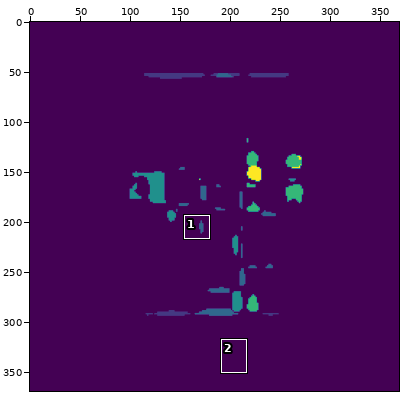
Sprite sheet -- maps/icon_map.png. The first picture is a wide view before the edit; the outline marks the close-up.
Close-up. First the earlier version:
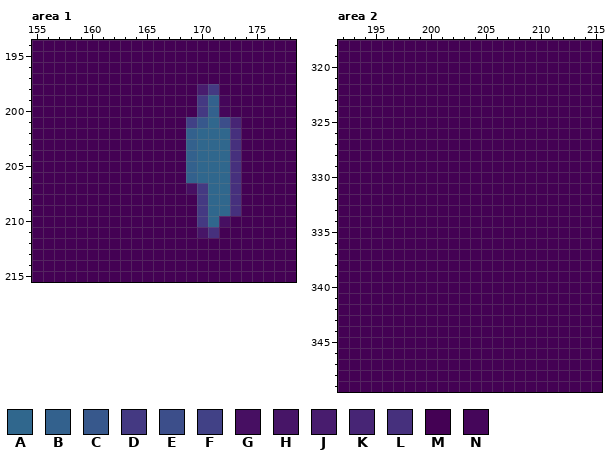
The file is 369x369 pixels. Colours within 5 levels of each other are drawn and written as one. Shown: area 1: x 155..178, y 194..215; area 2: x 192..215, y 318..349. The commit also changed other parts of the picture, which this record leaves out.
Palette (. is transparent): A #30678d  B #33618d  C #37588c  D #443982  E #3c4e8a  F #414186  G #470f62  H #471567  J #481c6e  K #472575  L #46307d  M #440154  N #45065a
Pixels before, area 1, first column x 155:
194 MMMMMMMMMMMMMMMMMMMMMMMM
195 MMMMMMMMMMMMMMMMMMMMMMMM
196 MMMMMMMMMMMMMMMMMMMMMMMM
197 MMMMMMMMMMMMMMMMMMMMMMMM
198 MMMMMMMMMMMMMMMJDMMMMMMM
199 MMMMMMMMMMMMMMMDBNMMMMMM
200 MMMMMMMMMMMMMMMDBNMMMMMM
201 MMMMMMMMMMMMMMFCAEKMMMMM
202 MMMMMMMMMMMMMMBAAALMMMMM
203 MMMMMMMMMMMMMMBAAALMMMMM
204 MMMMMMMMMMMMMMBAAALMMMMM
205 MMMMMMMMMMMMMMBAAALMMMMM
206 MMMMMMMMMMMMMMBAAALMMMMM
207 MMMMMMMMMMMMMMGDAALMMMMM
208 MMMMMMMMMMMMMMMDAALMMMMM
209 MMMMMMMMMMMMMMMDAALMMMMM
210 MMMMMMMMMMMMMMMDAGMMMMMM
211 MMMMMMMMMMMMMMMHLMMMMMMM
212 MMMMMMMMMMMMMMMMMMMMMMMM
213 MMMMMMMMMMMMMMMMMMMMMMMM
214 MMMMMMMMMMMMMMMMMMMMMMMM
215 MMMMMMMMMMMMMMMMMMMMMMMM
Pixels before, area 2, first column x 192:
318 MMMMMMMMMMMMMMMMMMMMMMMM
319 MMMMMMMMMMMMMMMMMMMMMMMM
320 MMMMMMMMMMMMMMMMMMMMMMMM
321 MMMMMMMMMMMMMMMMMMMMMMMM
322 MMMMMMMMMMMMMMMMMMMMMMMM
323 MMMMMMMMMMMMMMMMMMMMMMMM
324 MMMMMMMMMMMMMMMMMMMMMMMM
325 MMMMMMMMMMMMMMMMMMMMMMMM
326 MMMMMMMMMMMMMMMMMMMMMMMM
327 MMMMMMMMMMMMMMMMMMMMMMMM
328 MMMMMMMMMMMMMMMMMMMMMMMM
329 MMMMMMMMMMMMMMMMMMMMMMMM
330 MMMMMMMMMMMMMMMMMMMMMMMM
331 MMMMMMMMMMMMMMMMMMMMMMMM
332 MMMMMMMMMMMMMMMMMMMMMMMM
333 MMMMMMMMMMMMMMMMMMMMMMMM
334 MMMMMMMMMMMMMMMMMMMMMMMM
335 MMMMMMMMMMMMMMMMMMMMMMMM
336 MMMMMMMMMMMMMMMMMMMMMMMM
337 MMMMMMMMMMMMMMMMMMMMMMMM
338 MMMMMMMMMMMMMMMMMMMMMMMM
339 MMMMMMMMMMMMMMMMMMMMMMMM
340 MMMMMMMMMMMMMMMMMMMMMMMM
341 MMMMMMMMMMMMMMMMMMMMMMMM
342 MMMMMMMMMMMMMMMMMMMMMMMM
343 MMMMMMMMMMMMMMMMMMMMMMMM
344 MMMMMMMMMMMMMMMMMMMMMMMM
345 MMMMMMMMMMMMMMMMMMMMMMMM
346 MMMMMMMMMMMMMMMMMMMMMMMM
347 MMMMMMMMMMMMMMMMMMMMMMMM
348 MMMMMMMMMMMMMMMMMMMMMMMM
349 MMMMMMMMMMMMMMMMMMMMMMMM
After the commit:
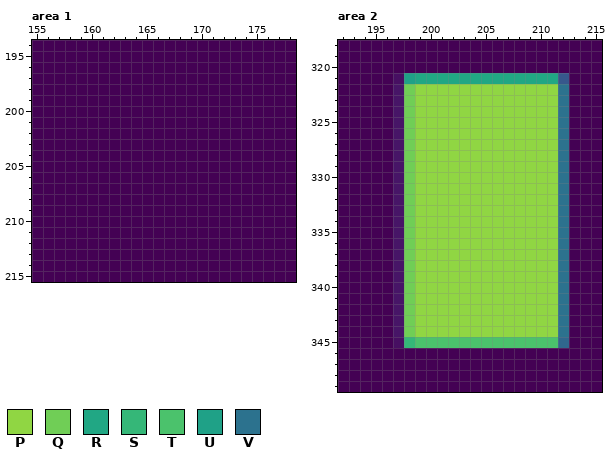
Colours new in this view: P #90d643  Q #70ce56  R #21a784  S #35b778  T #4bc26c  U #1fa187  V #2c728e
From old to new:
Changed rows in their new state; - is an unchanged pixel.
Area 1:
first column x 169:
198 -MM--
199 -MMM-
200 -MMM-
201 MMMMM
202 MMMMM
203 MMMMM
204 MMMMM
205 MMMMM
206 MMMMM
207 MMMMM
208 -MMMM
209 -MMMM
210 -MMM-
211 -MM--
Area 2:
first column x 197:
321 GURRRRRRRRRRRRRC
322 HQPPPPPPPPPPPPPV
323 HQPPPPPPPPPPPPPV
324 HQPPPPPPPPPPPPPV
325 HQPPPPPPPPPPPPPV
326 HQPPPPPPPPPPPPPV
327 HQPPPPPPPPPPPPPV
328 HQPPPPPPPPPPPPPV
329 HQPPPPPPPPPPPPPV
330 HQPPPPPPPPPPPPPV
331 HQPPPPPPPPPPPPPV
332 HQPPPPPPPPPPPPPV
333 HQPPPPPPPPPPPPPV
334 HQPPPPPPPPPPPPPV
335 HQPPPPPPPPPPPPPV
336 HQPPPPPPPPPPPPPV
337 HQPPPPPPPPPPPPPV
338 HQPPPPPPPPPPPPPV
339 HQPPPPPPPPPPPPPV
340 HQPPPPPPPPPPPPPV
341 HQPPPPPPPPPPPPPV
342 HQPPPPPPPPPPPPPV
343 HQPPPPPPPPPPPPPV
344 HQPPPPPPPPPPPPPV
345 GSTTTTTTTTTTTTTA
